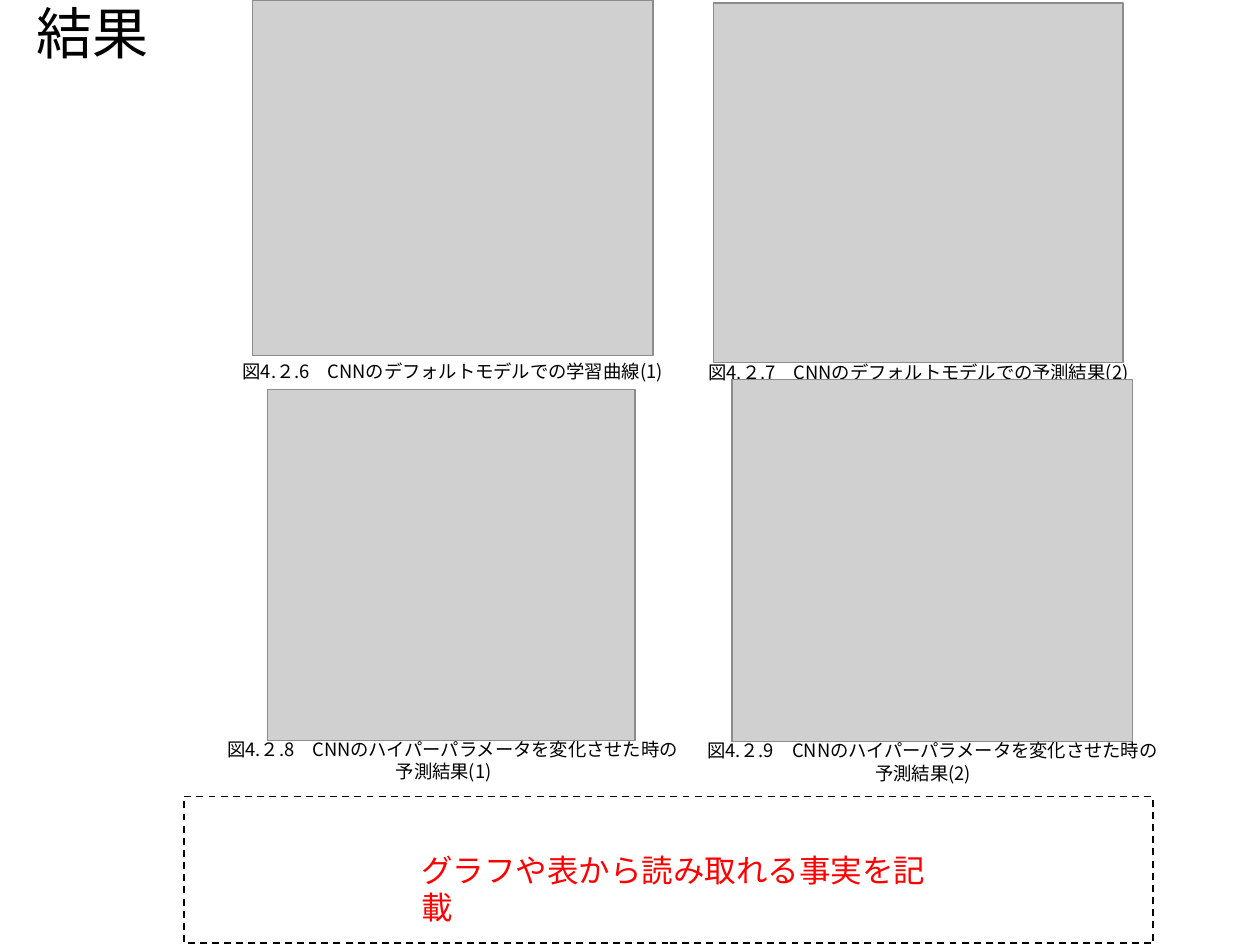
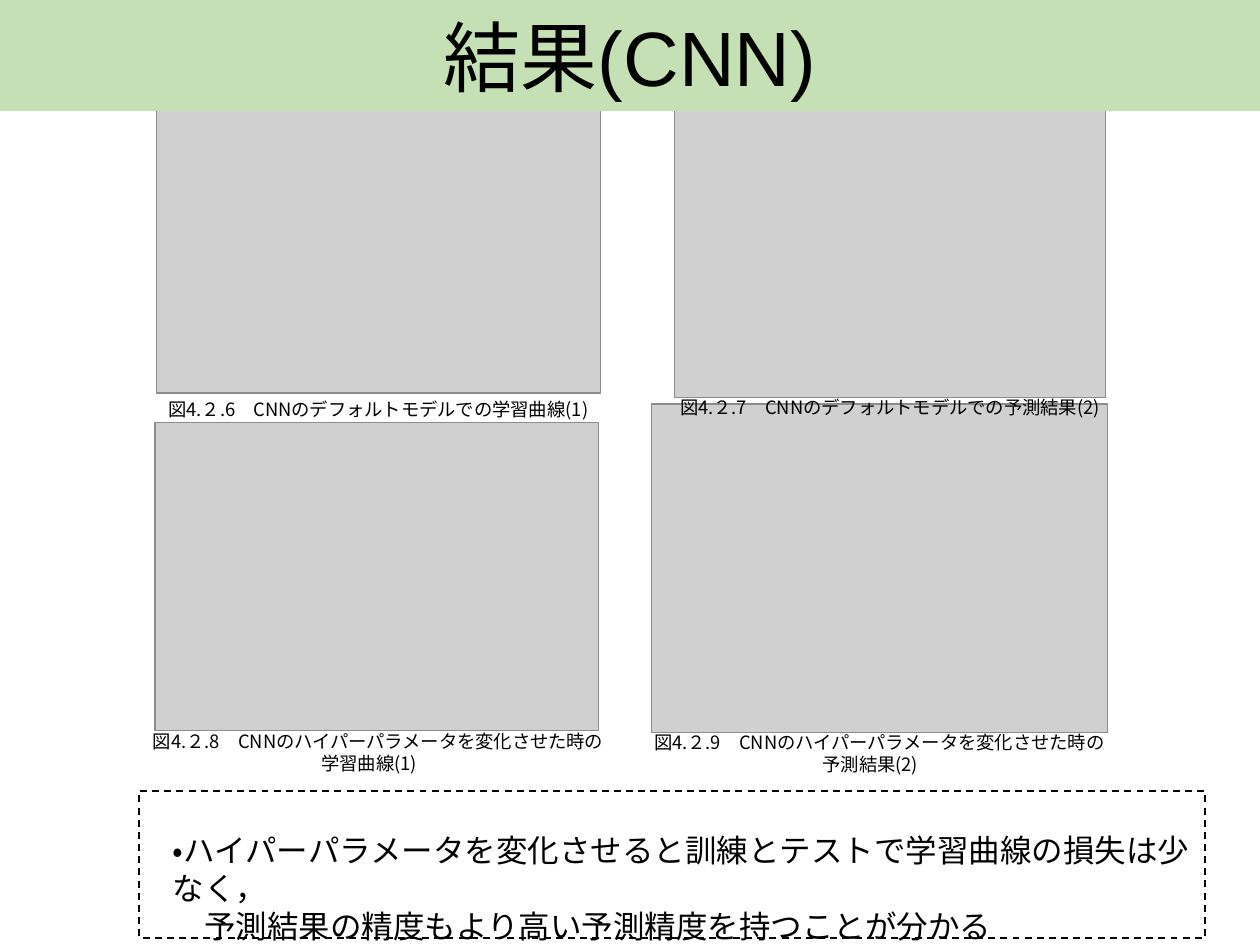
Before and after one commit to AT2032/Tokyo-University-of-Science, a slide deck: slide 13 of 学部3年/前期/学生実験/B1/プレゼン資料.pptx (slide 11 before the commit). Drawn at 1260x945 pixels with LibreOffice and Linux fonts; fonts in the diff are those of the drawing; grey boxes stand for pictures. Boxes give left, top, right and bottom in pixels: in the first picture for what was removed or moved away, otherwise in the second. Text is boxed around its words. In the diff, an @@ line names an element or a change of style, - is before the commit and + after.

```diff
--- a/学部3年/前期/学生実験/B1/プレゼン資料.pptx
+++ b/学部3年/前期/学生実験/B1/プレゼン資料.pptx
@@ rectangle "結果(CNN)": place and size @@
-rectangle "結果(CNN)" at (36, 7, 148, 59)
+rectangle "結果(CNN)" at (0, 0, 1260, 111)
@@ rectangle "結果(CNN)" at (0, 0, 1260, 111): vertical alignment top to middle; fill none to #C5E0B4 @@
@@ text in rectangle at (444, 21, 816, 102): text changed; size 32 to 44 pt @@
-結果
+結果(CNN)
@@ picture: place and size @@
-picture at (714, 3, 1124, 362)
+picture at (674, 76, 1105, 398)
@@ picture: place and size @@
-picture at (252, 0, 653, 355)
+picture at (156, 93, 600, 393)
@@ text "図4.２.6 CNNのデフォルトモデルでの学習曲線(1)": place and size @@
-text "図4.２.6 CNNのデフォルトモデルでの学習曲線(1)" at (243, 362, 663, 382)
+text "図4.２.6 CNNのデフォルトモデルでの学習曲線(1)" at (168, 400, 589, 420)
@@ text "図4.２.7 CNNのデフォルトモデルでの予測結果(2)" rewrapped from (709, 360, 1129, 385) to (680, 397, 1100, 418) @@
@@ picture: place and size @@
-picture at (732, 379, 1133, 741)
+picture at (651, 404, 1108, 733)
@@ picture: place and size @@
-picture at (268, 389, 635, 740)
+picture at (155, 422, 598, 731)
@@ text "図4.２.8 CNNのハイパーパラメータを変化させた時の": place and size @@
-text "図4.２.8 CNNのハイパーパラメータを変化させた時の" at (227, 738, 678, 782)
+text "図4.２.8 CNNのハイパーパラメータを変化させた時の" at (153, 729, 603, 774)
@@ text "図4.２.9 CNNのハイパーパラメータを変化させた時の": place and size @@
-text "図4.２.9 CNNのハイパーパラメータを変化させた時の" at (707, 739, 1157, 784)
+text "図4.２.9 CNNのハイパーパラメータを変化させた時の" at (654, 731, 1104, 775)
@@ text at (321, 754, 417, 774): text changed @@
-予測結果(1)
+学習曲線(1)
@@ rectangle: place and size @@
-rectangle at (184, 796, 1154, 944)
+rectangle at (139, 791, 1205, 939)
@@ text at (173, 835, 1189, 941): text changed; text colour #FF0000 to #000000 @@
-グラフや表から読み取れる事実を記載
+・ハイパーパラメータを変化させると訓練とテストで学習曲線の損失は少なく，
+予測結果の精度もより高い予測精度を持つことが分かる
```
Also in this commit, not shown: 7 other slides changed, 5 slides added, 3 slides removed, 1 other file.
